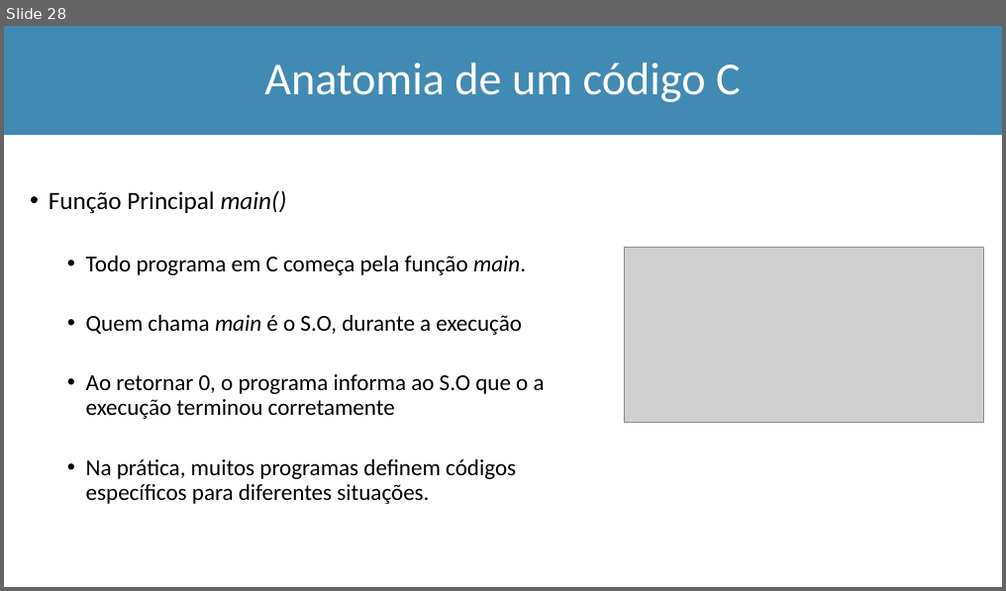
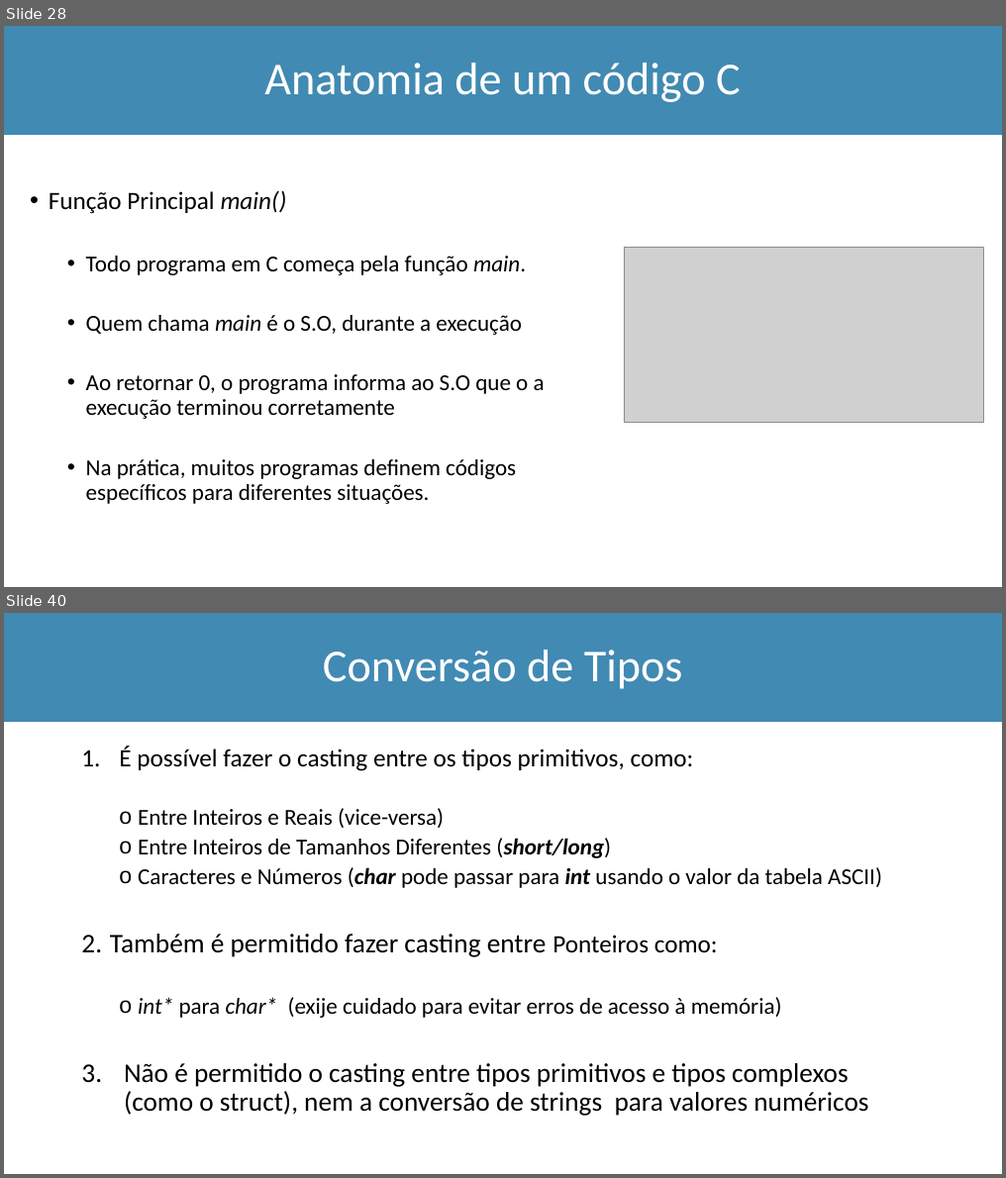
Before and after one commit to Marcio-Salmazo/Aulas, a slide deck: UNIUBE-LP/Teoria_LP.pptx. Shown one above the other, each under a label of ours: slide 28 before the commit, slides 28 and 40 after it; the slides between them are not shown. The pictures are 1006x591 and 1006x1178 pixels, drawn with LibreOffice and Linux fonts; fonts in the diff are those of the drawing; grey boxes stand for pictures. Boxes give left, top, right and bottom in pixels: in the first picture for what was removed or moved away, otherwise in the second. Text is boxed around its words. In the diff, an @@ line names an element or a change of style, - is before the commit and + after.

```diff
--- a/UNIUBE-LP/Teoria_LP.pptx
+++ b/UNIUBE-LP/Teoria_LP.pptx
@@ slide 40 added at [4,613,1002,1174], background #FFFFFF @@
@@ rectangle added at [4,613,1002,722], fill #418AB3, outline #418AB3 1 pt @@
@@ title added at [323,650,683,689], 44 pt, text #FFFFFF @@
+Conversão de Tipos
@@ text added at [110,747,882,1116], 22 pt, text #000000 @@
+1. É possível fazer o casting entre os tipos primitivos, como:
+  o Entre Inteiros e Reais (vice-versa)
+  o Entre Inteiros de Tamanhos Diferentes (short/long)
+  o Caracteres e Números (char pode passar para int usando o valor da tabela ASCII)
+2. Também é permitido fazer casting entre Ponteiros como:
+  o int* para char* (exije cuidado para evitar erros de acesso à memória)
+3. Não é permitido o casting entre tipos primitivos e tipos complexos (como o struct), nem a conversão de strings para valores numéricos
```
Also in this commit, not shown: 14 other slides added, 4 other files.
